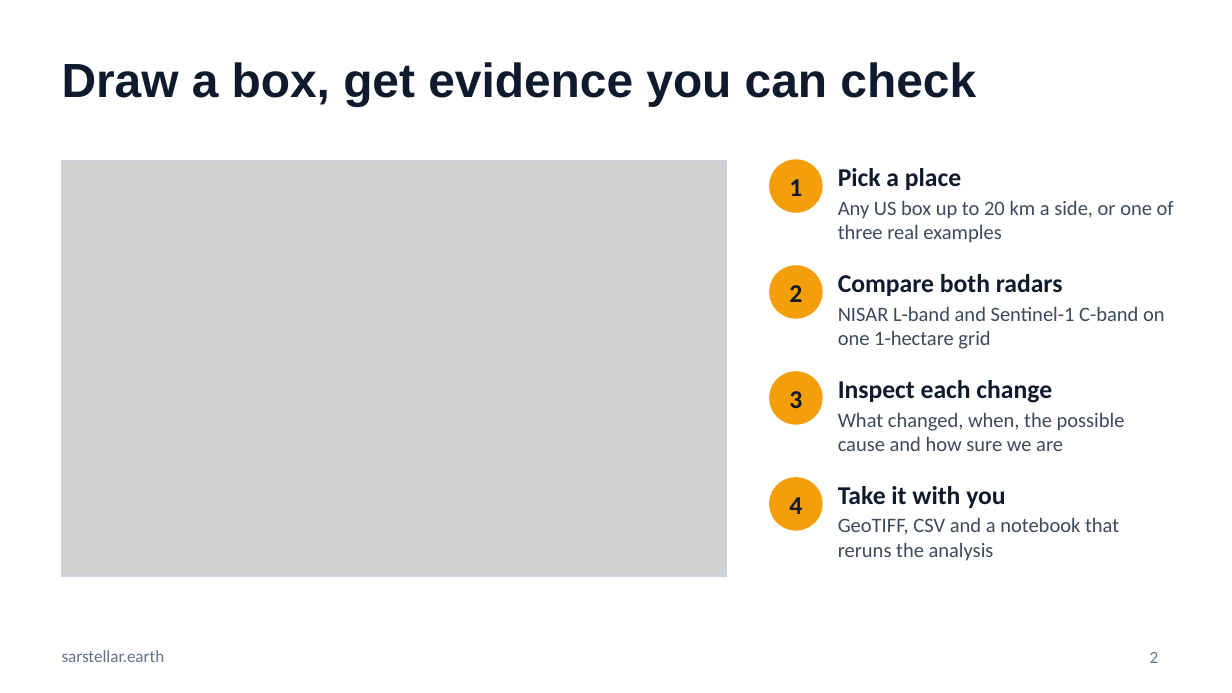
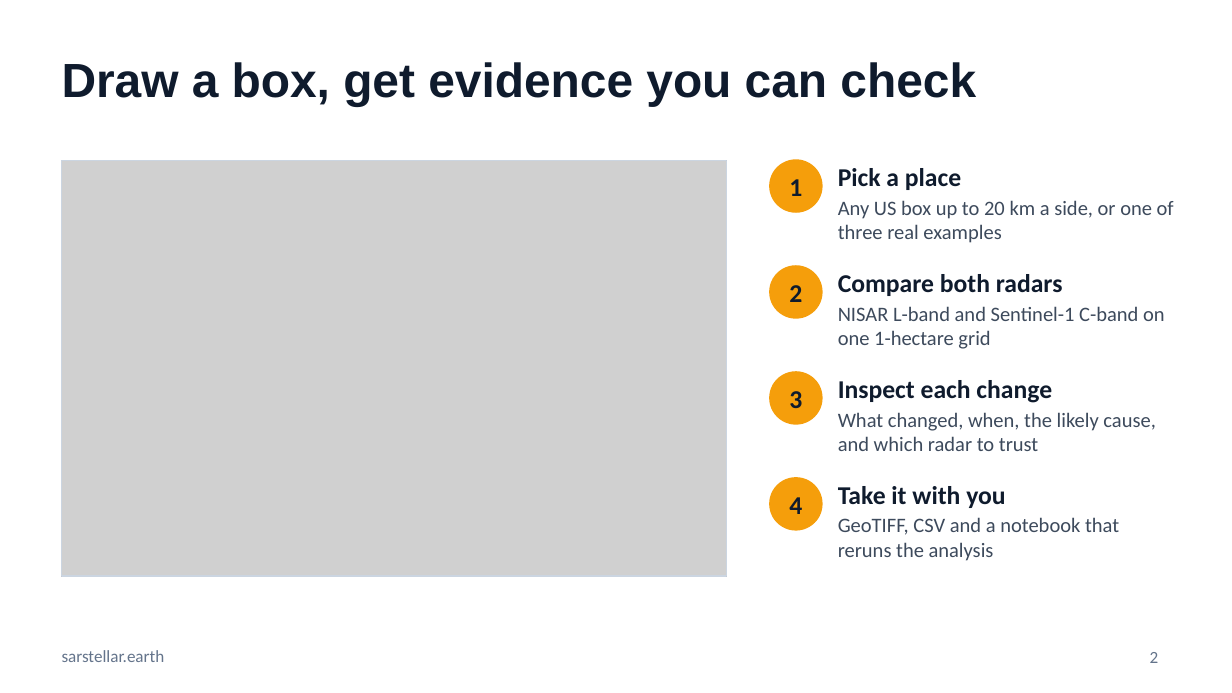
Before and after one commit to saa938/sarstellar, a slide deck: slide 2 of docs/submission/sarstellar-presentation-public.pptx. Drawn at 1232x693 pixels with LibreOffice and Linux fonts; fonts in the diff are those of the drawing; grey boxes stand for pictures. Boxes give left, top, right and bottom in pixels: in the first picture for what was removed or moved away, otherwise in the second. Text is boxed around its words. In the diff, an @@ line names an element or a change of style, - is before the commit and + after.

```diff
--- a/docs/submission/sarstellar-presentation-public.pptx
+++ b/docs/submission/sarstellar-presentation-public.pptx
@@ text at (838,412,1155,451): text changed @@
-What changed, when, the possible cause and how sure we are
+What changed, when, the likely cause, and which radar to trust
```
Also in this commit, not shown: 1 other slide changed, 6 other files.
